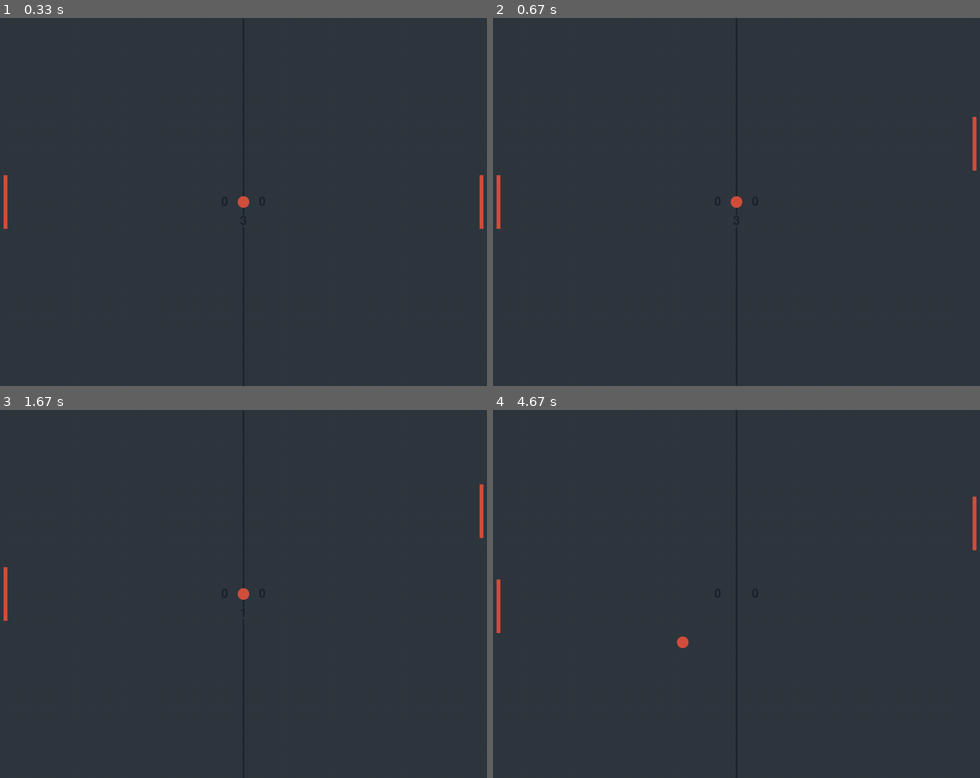
Above: before the commit, frames 1-4 (two rows, left to right).
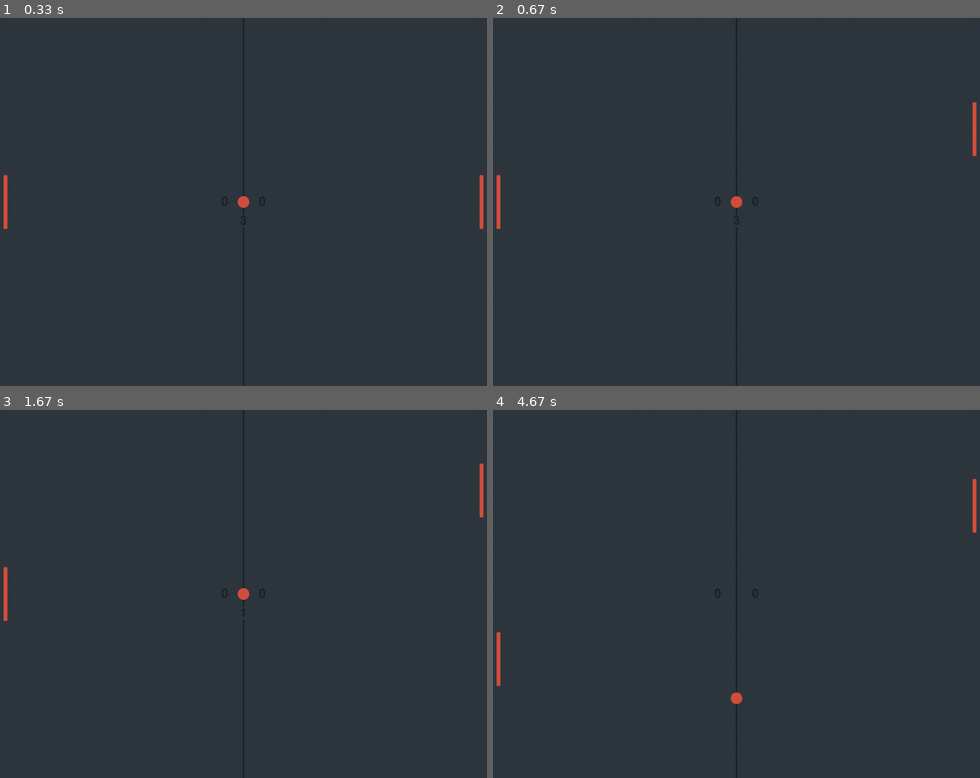
Above: after the commit, the same moments.

Repository: Pvp-man51/PyGame
Game: pygame game, started from Game.py
The game is run twice, just before and just after one commit, with the same random seed, the same clock (stepped at 60 frames per second) and the same inputs.
Inputs:
- Up to frame 1 (0.33 s): no input
- Up to frame 2 (0.67 s): hold Up from 0.33 s (still down)
- Up to frame 3 (1.67 s): release Up at 0.8 s; hold Down 0.83-1.13 s; hold Up 1.17-1.53 s; hold Down from 1.57 s (still down)
- Up to frame 4 (4.67 s): release Down at 1.93 s; hold Up 1.97-2.27 s; hold Down 2.3-2.6 s; hold Up 2.63-3 s; hold Down 3.03-3.4 s; hold Up 3.43-3.73 s; hold Down 3.77-4.07 s; hold Up 4.1-4.47 s; hold Down from 4.5 s (still down)

Frame 1 is identical in both runs. In frame 2, less than 0.1% of the frame differs, in the area x 98-100%, y 22-42%; in frame 3, 0.1%; in frame 4, 0.5%, in the area x 0-100%, y 18-80%.

Commit message:
added an icon

Diff:
--- a/Game.py
+++ b/Game.py
@@ -139,8 +139,9 @@
         screen.blit(opponent_score, opponent_score_rect)
 
 # General Setup
-pygame.mixer.pre_init(44100, -16, 2, 512)
+pygame.mixer.pre_init(44100, -16, 2, 2048)
 pygame.init()
+pygame.mixer.init()
 clock = pygame.time.Clock()
 
 # Setting up the Window
@@ -148,6 +149,8 @@
 screen_height = 960
 screen = pygame.display.set_mode((screen_width, screen_height))
 pygame.display.set_caption("Pong")
+icon = pygame.image.load("Sprites\Ball.png")
+pygame.display.set_icon(icon)
 
 # Global Variabels
 bg_color = pygame.Color("#2F373F")
@@ -158,17 +161,22 @@
 middle_strip = pygame.Rect(screen_width/ 2 - 2, 0, 4, screen_height)
 
 # Game objects
-player = Player("Sprites\Paddle.png", screen_width - 20, screen_height/ 2, 8)
-opponent = Opponent("Sprites\Paddle.png", 20, screen_height/2, 8)
+player = Player("Sprites\Paddle.png", screen_width - 20, screen_height/ 2, 10)
+opponent = Opponent("Sprites\Paddle.png", 20, screen_height/2, 10)
 paddle_group = pygame.sprite.Group()
 paddle_group.add(player)
 paddle_group.add(opponent)
 
-ball = Ball("Sprites\Ball.png", screen_width/ 2, screen_height/ 2, 7, 7, paddle_group)
+ball = Ball("Sprites\Ball.png", screen_width/ 2, screen_height/ 2, 8, 8, paddle_group)
 ball_sprite = pygame.sprite.GroupSingle()
 ball_sprite.add(ball)
 
 game_manager = GameManager(ball_sprite, paddle_group)
+
+# Load and play music
+# pygame.mixer.music.load("Sounds\Music1.mp3")
+# pygame.mixer.music.play()
+# pygame.event.wait()
 
 while True:
 
